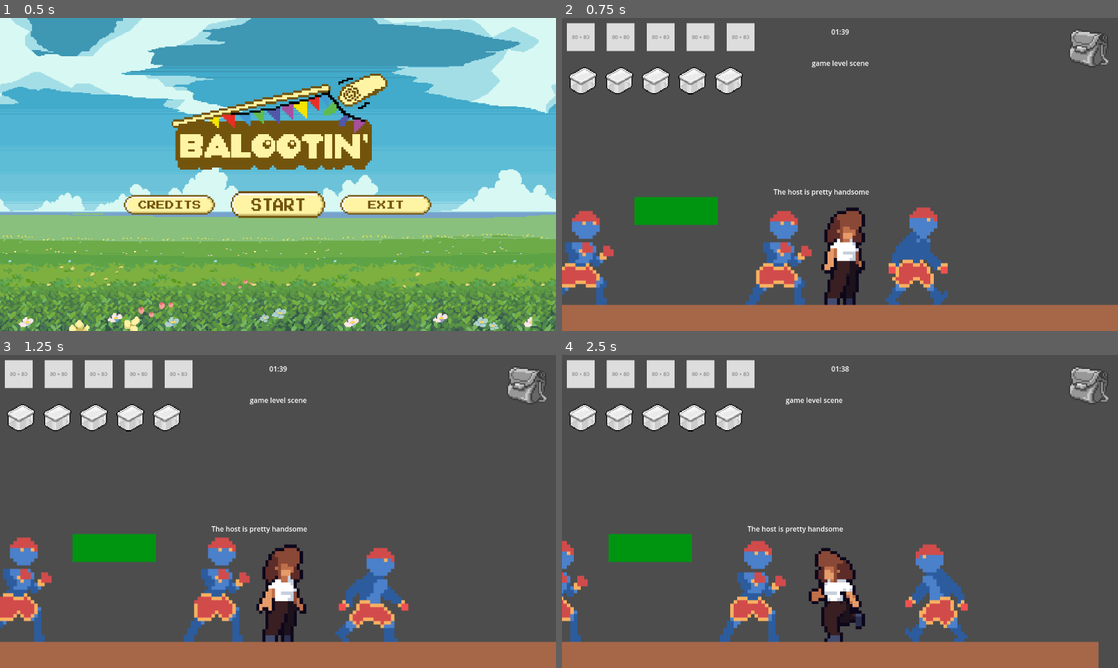
Above: before the commit, frames 1-4 (two rows, left to right).
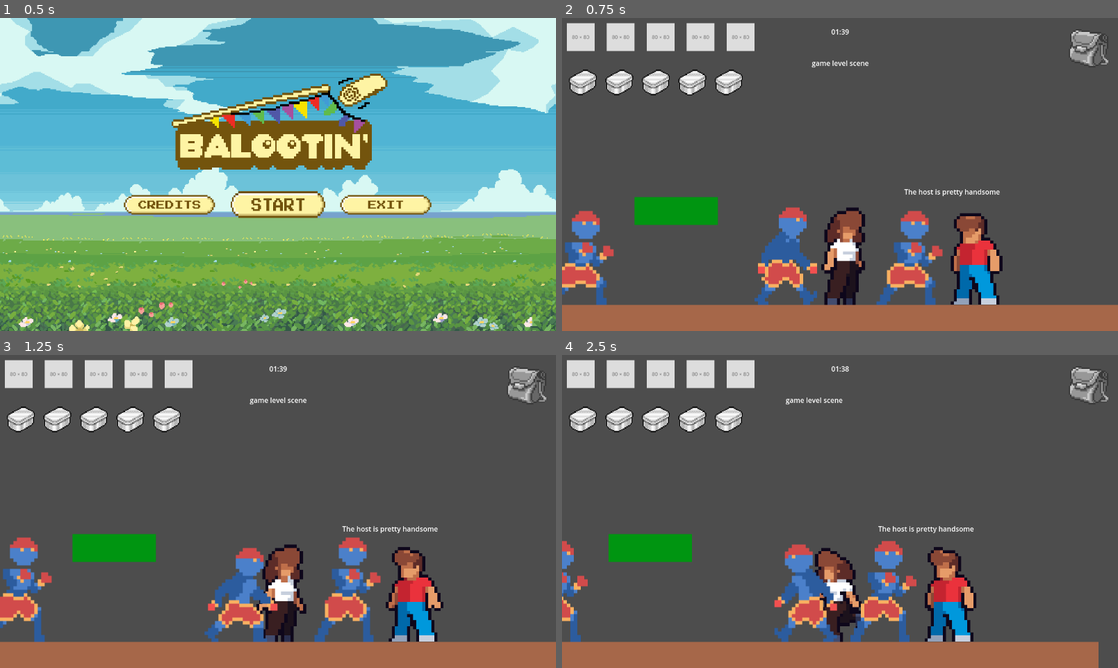
Above: after the commit, the same moments.

Repository: alexgaaranes/coss-gj-2025
Game: Godot game, scene res://levels/menu.tscn
Same seed, same stepped clock (60 frames per second), same inputs: the game is played once before the commit and once after it.
Inputs (mouse positions are in pixels of both pictures, inside the frame that each line leads up to):
- Up to frame 1 (0.5 s): no input
- Up to frame 2 (0.75 s): click (840, 205) at 0.5 s
- Up to frame 3 (1.25 s): no input
- Up to frame 4 (2.5 s): tap Enter (ui_accept) at 1.25, 2.1, 2.27 s; hold D (move_right) 1.28-2.03 s; hold Enter (ui_accept) 1.28-2.03 s; tap Space (interact_food) at 1.35, 2.3 s; hold A (move_left) from 2.03 s (still down)

Frame 1 is identical in both runs. In frame 2, 6.9% of the frame differs, in the area x 1-80%, y 15-92%; in frame 3, 9.2%; in frame 4, 9.1%.

Commit message:
feat: Add hud logic for tupperware

Diff:
--- a/GlobalSignals.gd
+++ b/GlobalSignals.gd
@@ -2,6 +2,7 @@
 # Global signal provider
 # To avoid complex node accessing
 signal has_failed_stealing_food
+signal has_successfully_sharon
 signal send_player_location
 signal is_stealing_food
 signal is_finished_stealing_food
--- a/levels/game_level.tscn
+++ b/levels/game_level.tscn
@@ -1,10 +1,11 @@
-[gd_scene load_steps=8 format=3 uid="uid://41dwkup4ipxm"]
+[gd_scene load_steps=9 format=3 uid="uid://41dwkup4ipxm"]
 
 [ext_resource type="PackedScene" uid="uid://cha2wnaqrkf7s" path="res://scenes/food/food.tscn" id="1_d65c1"]
 [ext_resource type="PackedScene" uid="uid://bhjygflt3q81y" path="res://scenes/maps/fiesta.tscn" id="1_sklrn"]
 [ext_resource type="PackedScene" uid="uid://6er8nk8tyg17" path="res://scenes/player/player.tscn" id="2_d65c1"]
 [ext_resource type="PackedScene" uid="uid://djbg3adro7lij" path="res://scenes/npc/npc_followpath2d.tscn" id="4_n0b0m"]
 [ext_resource type="PackedScene" uid="uid://bxoh4feehd3jv" path="res://scenes/game/game_logic.tscn" id="5_2i5ty"]
+[ext_resource type="PackedScene" uid="uid://kxmh1ixtccin" path="res://scenes/npc/host_npc.tscn" id="6_wtvao"]
 
 [sub_resource type="RectangleShape2D" id="RectangleShape2D_2i5ty"]
 size = Vector2(15.5556, 20)
@@ -37,11 +38,6 @@
 position = Vector2(-0.138885, -23.6111)
 shape = SubResource("RectangleShape2D_2i5ty")
 
-[node name="HostNpc" parent="." instance=ExtResource("4_n0b0m")]
-visible = false
-position = Vector2(1350, 653)
-scale = Vector2(8, 6.504)
-
 [node name="Fiesta_CharacterBody2D#Area2D2" type="Area2D" parent="." groups=["player_dialogue_detection_group"]]
 visible = false
 
@@ -60,3 +56,7 @@
 position = Vector2(48, 416)
 
 [node name="GameLogic" parent="." instance=ExtResource("5_2i5ty")]
+
+[node name="HostNpc2" parent="." instance=ExtResource("6_wtvao")]
+position = Vector2(952, 656)
+scale = Vector2(7, 7)
--- a/scenes/game/game_logic.tscn
+++ b/scenes/game/game_logic.tscn
@@ -8,8 +8,8 @@
 [ext_resource type="Texture2D" uid="uid://clcss2bcwcxel" path="res://assets/ui/hud/bag_gray.png" id="6_1ghly"]
 [ext_resource type="Texture2D" uid="uid://w6kmucc6aicl" path="res://assets/ui/buttons/credits_button.png" id="6_wjtsn"]
 [ext_resource type="Texture2D" uid="uid://b5pbl35772fi6" path="res://assets/ui/hud/bag.png" id="7_ujcqu"]
-[ext_resource type="Texture2D" uid="uid://b3qr3k87vwwxg" path="res://assets/ui/hud/tupperware_gray.png" id="8_8v2yl"]
-[ext_resource type="Texture2D" uid="uid://bkf88lo3d2x3w" path="res://assets/ui/hud/tupperware.png" id="9_x4j3j"]
+[ext_resource type="Texture2D" uid="uid://7h4706x4ol8f" path="res://assets/ui/hud/lunchbox_gray.png" id="8_8v2yl"]
+[ext_resource type="Texture2D" uid="uid://c3fp6lyefmsb5" path="res://assets/ui/hud/lunchbox.png" id="9_x4j3j"]
 
 [node name="GameLogic" type="Control"]
 layout_mode = 3
@@ -402,10 +402,12 @@
 layout_mode = 2
 
 [node name="RestartButton" type="TextureButton" parent="HUD/GameWinPanel/CenterContainer/ButtonContainer"]
+process_mode = 3
 layout_mode = 2
 texture_normal = ExtResource("6_wjtsn")
 
 [node name="ReturnButton" type="TextureButton" parent="HUD/GameWinPanel/CenterContainer/ButtonContainer"]
+process_mode = 3
 layout_mode = 2
 texture_normal = ExtResource("6_wjtsn")
 
--- a/scenes/game/hud.tscn
+++ /dev/null
@@ -1,39 +0,0 @@
-[gd_scene load_steps=3 format=3 uid="uid://cthfcyglogsab"]
-
-[ext_resource type="Texture2D" uid="uid://clcss2bcwcxel" path="res://assets/ui/hud/bag_gray.png" id="1_77e6q"]
-[ext_resource type="Texture2D" uid="uid://b5pbl35772fi6" path="res://assets/ui/hud/bag.png" id="2_5645d"]
-
-[node name="Hud" type="CanvasLayer"]
-
-[node name="BagHolder" type="Control" parent="."]
-layout_mode = 3
-anchors_preset = 0
-offset_left = 1200.0
-offset_top = 16.0
-offset_right = 1264.0
-offset_bottom = 80.0
-
-[node name="TextureRect" type="TextureRect" parent="BagHolder"]
-layout_mode = 2
-offset_right = 64.0
-offset_bottom = 64.0
-texture = ExtResource("1_77e6q")
-
-[node name="ClipMask" type="Control" parent="BagHolder"]
-clip_contents = true
-anchors_preset = 0
-offset_top = 64.0
-offset_right = 64.0
-offset_bottom = 64.0
-
-[node name="TextureRect" type="TextureRect" parent="BagHolder/ClipMask"]
-clip_contents = true
-layout_mode = 1
-anchors_preset = 12
-anchor_top = 1.0
-anchor_right = 1.0
-anchor_bottom = 1.0
-offset_top = -64.0
-grow_horizontal = 2
-grow_vertical = 0
-texture = ExtResource("2_5645d")
--- a/scripts/food/food.gd
+++ b/scripts/food/food.gd
@@ -2,6 +2,9 @@
 
 var is_overlapping = false
 var has_timer = false
+
+@export var points := 100
+@export var weight := 10
 
 func _on_area_2d_area_entered(area):
 	is_overlapping = true
@@ -21,6 +24,15 @@
 	is_overlapping = false
 	var timing_indicator_scene = preload("res://scenes/timing_indicator/timer.tscn")
 	var timing_indicator = timing_indicator_scene.instantiate()
+
+	# Pass food data to timer
+	var timer_canvas = timing_indicator.get_child(0)
+	if timer_canvas:
+		timer_canvas.set_food({
+			"points": points,
+			"weight": weight
+		})
+
 	var screen_size = get_viewport().get_visible_rect().size
 	timing_indicator.get_child(0).scale = Vector2(0.4, 0.4)
 	get_tree().root.add_child(timing_indicator)
--- a/scripts/game/game_logic.gd
+++ b/scripts/game/game_logic.gd
@@ -8,6 +8,8 @@
 var time_left: float = 0.0
 var game_over: bool = false
 
+
+
 @onready var hud := $HUD
 
 func _ready() -> void:
@@ -15,8 +17,10 @@
 	points = 0
 	game_over = false
 
+	GlobalSignals.connect("has_successfully_sharon", self._on_successful_sharon)
+
 	hud.hide_all_status_panels()
-	hud.update_tupperwares(points, max_points, points_per_tupperware)
+
 	hud.update_timer_label(time_left)
 
 	#test_points_sequence()  uncomment this for testing of win condition
@@ -38,7 +42,7 @@
 	if game_over:
 		return
 
-	points = clamp(points + amount, 0, max_points)
+	points = clamp(points + amount, 0, max_points) + 500
 	hud.update_tupperwares(points, max_points, points_per_tupperware)
 
 	if points >= max_points:
@@ -77,3 +81,6 @@
 func _on_return_button_pressed() -> void:
 	get_tree().paused = false
 	get_tree().change_scene_to_file("res://levels/menu.tscn")
+
+func _on_successful_sharon(data: Dictionary) -> void:
+	add_points(data["points"])
--- a/scripts/game/hud.gd
+++ b/scripts/game/hud.gd
@@ -2,7 +2,8 @@
 
 @onready var tupper_cont := $TupperContainer
 @onready var timer_label := $Timer
-
+@onready var tupper_row := $TupperRow
+@onready var bag_holder := $BagHolder
 
 @onready var game_over_panel := $GameOverPanel
 @onready var game_win_panel := $GameWinPanel
@@ -17,24 +18,36 @@
 @export var texture_half: Texture2D
 @export var texture_full: Texture2D
 
+var clip_max_height = 80
+var clip_initial_height = 0
+
 func update_timer_label(time_left: float) -> void:
 	var minutes = int(time_left) / 60
 	var seconds = int(time_left) % 60
 	timer_label.text = "%02d:%02d" % [minutes, seconds]
 
 func update_tupperwares(points: int, max_points: int, points_per: int) -> void:
-	print(points)
 	points = clamp(points, 0, max_points)
-	var full_count = float(points) / points_per
+	print("Current points: ", points)
 
-	for i in range(tupper_cont.get_child_count()):
-		var sprite = tupper_cont.get_child(i)
-		if full_count >= i + 1:
-			sprite.texture = texture_full
-		elif full_count > i:
-			sprite.texture = texture_half
-		else:
-			sprite.texture = texture_empty
+	for i in range(tupper_row.get_child_count()):
+		var breakpoints = i * 1000
+		# Points of each tupperware, max = 1000, min = 0
+		var points_each = clamp(points - breakpoints, 0, points_per)
+
+		var tupperware = tupper_row.get_child(i)
+		var clip_mask: Control = tupperware.get_node("ClipMask")
+
+		var points_percentage: float = float(points_each) / float(points_per)
+
+
+		var fill_height = points_percentage * clip_max_height
+		clip_mask.size = Vector2(clip_mask.size.x, fill_height)
+		clip_mask.position.y = clip_max_height - fill_height + 15
+
+# TODO: Add functionality
+func update_inventory(weight: int, max_weight: int):
+	pass
 
 func show_game_over() -> void:
 	game_over_panel.visible = true
--- a/scripts/npc/host_npc.gd
+++ b/scripts/npc/host_npc.gd
@@ -53,7 +53,6 @@
 
 			# Bro is alr there, stop chasin
 			if position.distance_to(target_position) < 150:
-				print("I am done")
 				velocity.x = 0
 				sprite.play("Idle")
 				current_state = State.IDLE
@@ -120,17 +119,14 @@
 	areaDirection.x = 1 if areaDirection.x > 0 else -1
 
 	if areaDirection.x == direction:
-		print("You are facing me")
 		return true
 	else:
-		print("You are behind me")
 		return false
 
 # Listener for failed skill check signal
 func _on_send_player_location(data):
 	current_state = State.PURSUE;
 	target_position = data
-	print("Chasing!")
 
 # Listener for skill check event
 func _on_is_stealing_food():
@@ -140,5 +136,4 @@
 		isCaught = evaluate_player_position(playerArea.position)
 
 	if isCaught:
-		print("Caught ya!")
 		current_state = State.ANGRY
--- a/scripts/npc/npc_followpath2d.gd
+++ b/scripts/npc/npc_followpath2d.gd
@@ -39,12 +39,9 @@
 
 	var initial_choice = randi() % 2
 	if initial_choice == 0:
-		print("initial state: idle")
 		_change_state(State.IDLE)
 	else:
-		print("initial state: walking")
 		_change_state(State.WALK)
-	print("after initial state setup")
 
 func _process(delta: float) -> void:
 	var prev_global_position = global_position
@@ -76,7 +73,6 @@
 	walk_timer.stop()
 
 	current_state = new_state
-	print("Changing state to: ", current_state)
 
 	match current_state:
 		State.IDLE:
@@ -116,13 +112,11 @@
 
 func _on_dialogue_detection_area_entered(area: Area2D) -> void:
 	if area.is_in_group(player_dialogue_detection_group):
-		print("Player entered dialogue zone!")
 		player_in_dialogue_area = true
 		_update_dialogue_visibility()
 
 
 func _on_dialogue_detection_area_exited(area: Area2D) -> void:
 	if area.is_in_group(player_dialogue_detection_group):
-		print("Player exited dialogue zone!")
 		player_in_dialogue_area = false
 		_update_dialogue_visibility()
--- a/scripts/npc/random_npc.gd
+++ b/scripts/npc/random_npc.gd
@@ -24,12 +24,9 @@
 
 	var initial_choice = randi() % 2
 	if initial_choice == 0:
-		print("Initial State: IDLE")
 		_change_state(State.IDLE)
 	else:
-		print("Initial State: WALK")
 		_change_state(State.WALK)
-	print("after it")
 
 func _process(delta: float) -> void:
 	match current_state:
@@ -46,7 +43,6 @@
 	walk_timer.stop()
 
 	current_state = new_state
-	print("Changing to State: ", current_state)
 
 	match current_state:
 		State.IDLE:
@@ -66,11 +62,9 @@
 			walk_timer.start()
 
 func _on_idle_timer_timeout() -> void:
-	print("Idle Timer Timeout -> Changing to WALK")
 	_change_state(State.WALK)
 
 func _on_walk_timer_timeout() -> void:
-	print("Walk Timer Timeout -> Changing to IDLE")
 	_change_state(State.IDLE)
 
 func _update_walk_animation(direction: int) -> void:
--- a/scripts/timing_indicator/timer.gd
+++ b/scripts/timing_indicator/timer.gd
@@ -5,7 +5,7 @@
 @onready var zone = $BarContainer/Zone
 @onready var bar_bg = $BarContainer/Bar
 
-signal has_failed_stealing_food
+var food := {}
 
 var tween: Tween
 var feedback_tween: Tween
@@ -57,18 +57,16 @@
 		if tween:
 			tween.kill()
 		if skill_check():
-			print("Skill Check Successful!")
 			add_food_weight()
+			GlobalSignals.emit_signal("has_successfully_sharon", food)
 			input_feedback(true)
 		else:
-			print("Skill Check Failed")
 			input_feedback(false)
 			GlobalSignals.emit_signal("has_failed_stealing_food")
 		is_active = false
 
 
 	elif event.is_action_pressed("ui_cancel"):
-		print("Skill Check Cancelled")
 		_cancel_skill_check()
 		is_active = false
 
@@ -83,7 +81,6 @@
 func _on_feedback_pause_done():
 	_on_feedback_finished()
 func _on_feedback_finished():
-	print("Feedback animation finished.")
 	hide()
 	bar.scale = Vector2(1, 1) # reset scale just in case
 
@@ -99,6 +96,11 @@
 	bar.scale = Vector2(1, 1)
 	hide()
 
+# TODO: Dynamically add weight with food data
 func add_food_weight():
 	var player = get_tree().root.get_node("GameLevel").get_node("Map").get_node('Player')
 	player.add_food()
+
+func set_food(food_stats: Dictionary):
+	print("Food", food_stats)
+	food = food_stats
Binary file added: assets/ui/hud/lunchbox.png
Not shown, changed: assets/ui/hud/lunchbox.png.import
Binary file added: assets/ui/hud/lunchbox_gray.png
Not shown, changed: assets/ui/hud/lunchbox_gray.png.import
Binary file removed: assets/ui/hud/tupperware.png
Binary file removed: assets/ui/hud/tupperware_gray.png
